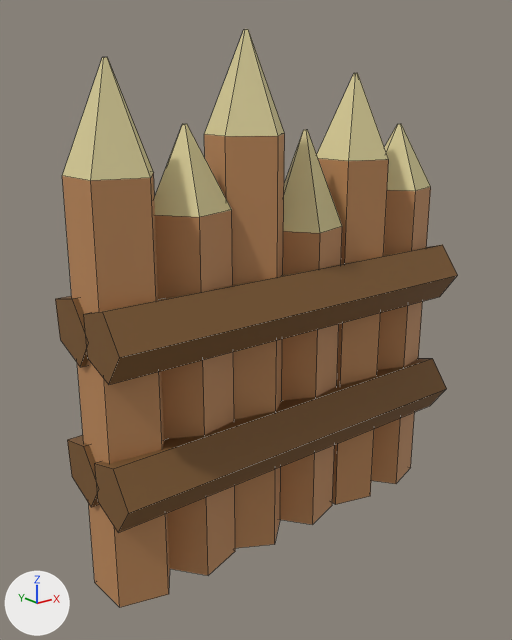
One commit to the FBX model Models/Wooden Defense/WoodenWall1.fbx: the scene before it, then after it.
The view is the same before and after, from a 50 mm lens placed at (-6.5, -7.57, 6.34), pointed at (-0.33, 0.15, 3.25). Arrows for +X, +Y and +Z are at lower left; the lights stay in place. Mesh edges are drawn as thin lines.
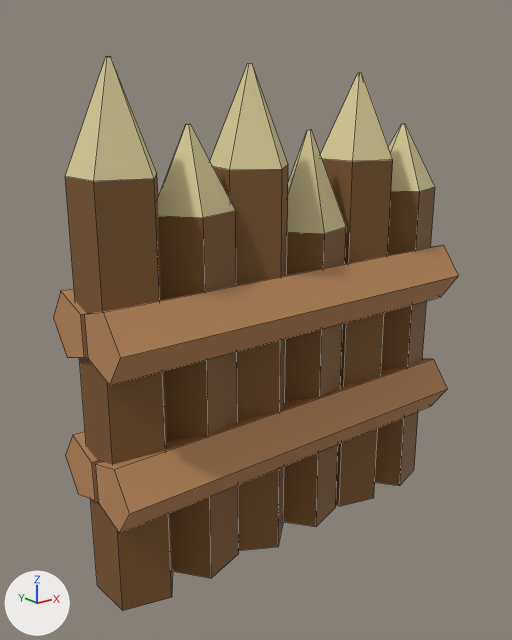
Commit message: Updated all wooden defenses and added 2new lvls for wooden tower

Where the newer file only moved an object's origin or applied its transform, the numbers keep the older frame.

The change, as a list of edits to the scene's bpy script:
```text
Change me_cylinder_043:
    where me_cylinder_043.from_pydata(...)  # 15 vertices, 11 faces; spans x -0.58..0.47, y -0.55..0.55, z -2.72..3.34
    me_cylinder_043 part 2: all 5 faces that had it switch from mat_woodlight_001 (orange #be8959) to mat_wooddark (brown #7c572d)
Change me_cylinder_044:
    where me_cylinder_044.from_pydata(...)  # 15 vertices, 11 faces; spans x -0.58..0.47, y -0.55..0.55, z -2.93..3.17
    me_cylinder_044 part 5: all 5 faces that had it switch from mat_woodlight_001 (orange #be8959) to mat_wooddark (brown #7c572d)
Change me_cylinder_045:
    where me_cylinder_045.from_pydata(...)  # 15 vertices, 11 faces; spans x -0.48..0.58, y -0.54..0.55, z -3.18..3.65
    me_cylinder_045 part 3: all 5 faces that had it switch from mat_woodlight_001 (orange #be8959) to mat_wooddark (brown #7c572d)
Change me_cylinder_004:
    where me_cylinder_004.from_pydata(...)  # 10 vertices, 7 faces; spans x -3.04..3.04, y -0.48..0.41, z -0.44..0.42
    remove me_cylinder_004.materials.append(mat_wooddark)  # brown #7c572d
    add me_cylinder_004.materials.append(mat_woodlight_001)  # orange #be8959
Change me_cylinder_006:
    where me_cylinder_006.from_pydata(...)  # 10 vertices, 7 faces; spans x -3.04..3.04, y -0.47..0.39, z -0.44..0.43
    remove me_cylinder_006.materials.append(mat_wooddark)  # brown #7c572d
    add me_cylinder_006.materials.append(mat_woodlight_001)  # orange #be8959
Change me_cylinder_042:
    where me_cylinder_042.from_pydata(...)  # 15 vertices, 11 faces; spans x -0.52..0.56, y -0.57..0.5, z -3.39..3.94
    me_cylinder_042 part 4: all 10 vertices in x -0.52..0.56, y -0.57..0.5, z 2.64..3.94 are moved by (0.0, 0.0, -0.41)
Change me_cylinder_046:
    where me_cylinder_046.from_pydata(...)  # 15 vertices, 11 faces; spans x -0.48..0.58, y -0.54..0.55, z -3.18..3.74
    me_cylinder_046 part 6: all 5 faces that had it switch from mat_woodlight_001 (orange #be8959) to mat_wooddark (brown #7c572d)
Change me_cylinder_047:
    where me_cylinder_047.from_pydata(...)  # 15 vertices, 11 faces; spans x -0.58..0.47, y -0.55..0.55, z -2.93..3.25
    me_cylinder_047 part 1: all 5 faces that had it switch from mat_woodlight_001 (orange #be8959) to mat_wooddark (brown #7c572d)
Change me_cylinder_007:
    where me_cylinder_007.from_pydata(...)  # 10 vertices, 7 faces; spans x -3.05..3.05, y -0.47..0.39, z -0.44..0.43
    remove me_cylinder_007.materials.append(mat_wooddark)  # brown #7c572d
    add me_cylinder_007.materials.append(mat_woodlight_001)  # orange #be8959
Change me_cylinder_005:
    where me_cylinder_005.from_pydata(...)  # 10 vertices, 7 faces; spans x -3.04..3.04, y -0.48..0.41, z -0.44..0.42
    remove me_cylinder_005.materials.append(mat_wooddark)  # brown #7c572d
    add me_cylinder_005.materials.append(mat_woodlight_001)  # orange #be8959
Change ob_cylinder_001:
    ob_cylinder_001.location: (0.53, 0.1, 2.57) -> (0.53, 0.02, 2.57)
Change ob_cylinder_010:
    ob_cylinder_010.location: (2.54, 0.1, 2.78) -> (2.54, 0.02, 2.78)
Change ob_cylinder_011:
    ob_cylinder_011.location: (1.51, 0.1, 3.03) -> (1.51, 0.02, 3.03)
Change ob_cylinder_000:
    ob_cylinder_000.location: (-0.52, 0.1, 3.23) -> (-0.52, 0.02, 3.23)
Change ob_cylinder_012:
    ob_cylinder_012.location: (-2.53, 0.1, 3.03) -> (-2.53, 0.02, 3.03)
Change ob_cylinder_013:
    ob_cylinder_013.location: (-1.5, 0.1, 2.78) -> (-1.5, 0.02, 2.78)
Change ob_cylinder_007:
    ob_cylinder_007.location: (-0.02, -0.41, 3.62) -> (-0.02, -0.43, 3.62)
```

Pixel boxes (x1, y1, x2, y2) of what changed, in the pictures (512 x 640 px):
'Cylinder.012', recoloured, moved: before (62, 57, 170, 607); after (65, 57, 173, 611)
'Cylinder.007', recoloured, moved: before (83, 245, 458, 385); after (84, 245, 459, 385)
'Cylinder.013', recoloured, moved: before (154, 124, 235, 575); after (158, 124, 239, 578)
'Cylinder.000', reshaped, moved: before (204, 29, 285, 548); after (210, 63, 288, 551)
'Cylinder.006', recoloured: (94, 358, 448, 533) in both
'Cylinder.011', recoloured, moved: before (317, 73, 389, 504); after (320, 73, 393, 506)
'Cylinder.001', recoloured, moved: before (280, 130, 342, 525); after (283, 130, 346, 527)
'Cylinder.010', recoloured, moved: before (371, 124, 431, 484); after (375, 124, 435, 486)
'Cylinder.004', recoloured: (53, 288, 89, 367) in both
'Cylinder.005', recoloured: (65, 431, 98, 507) in both
part 1 of me_cylinder_047, recoloured: before (155, 210, 235, 575); after (158, 211, 239, 578)
part 2 of me_cylinder_043, recoloured: before (280, 226, 342, 525); after (283, 227, 346, 527)
part 3 of me_cylinder_045, recoloured: before (318, 159, 389, 504); after (322, 159, 393, 506)
part 5 of me_cylinder_044, recoloured: before (371, 187, 431, 484); after (375, 187, 435, 486)
part 6 of me_cylinder_046, recoloured: before (62, 172, 170, 607); after (65, 174, 173, 611)
